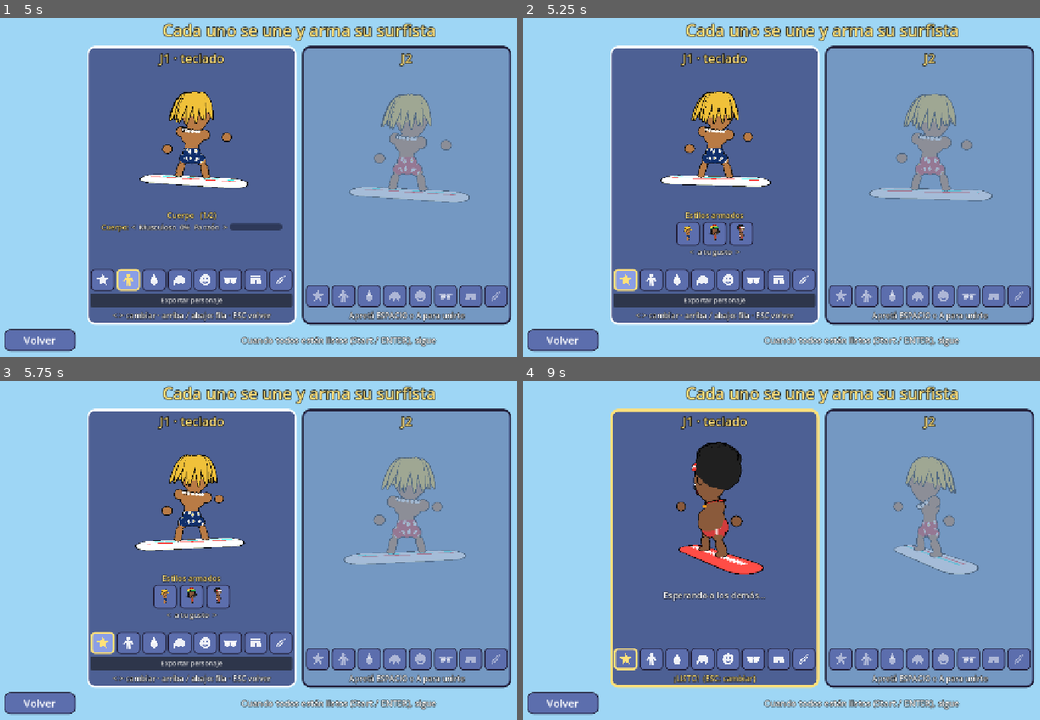
Above: before the commit, frames 1-4 (two rows, left to right).
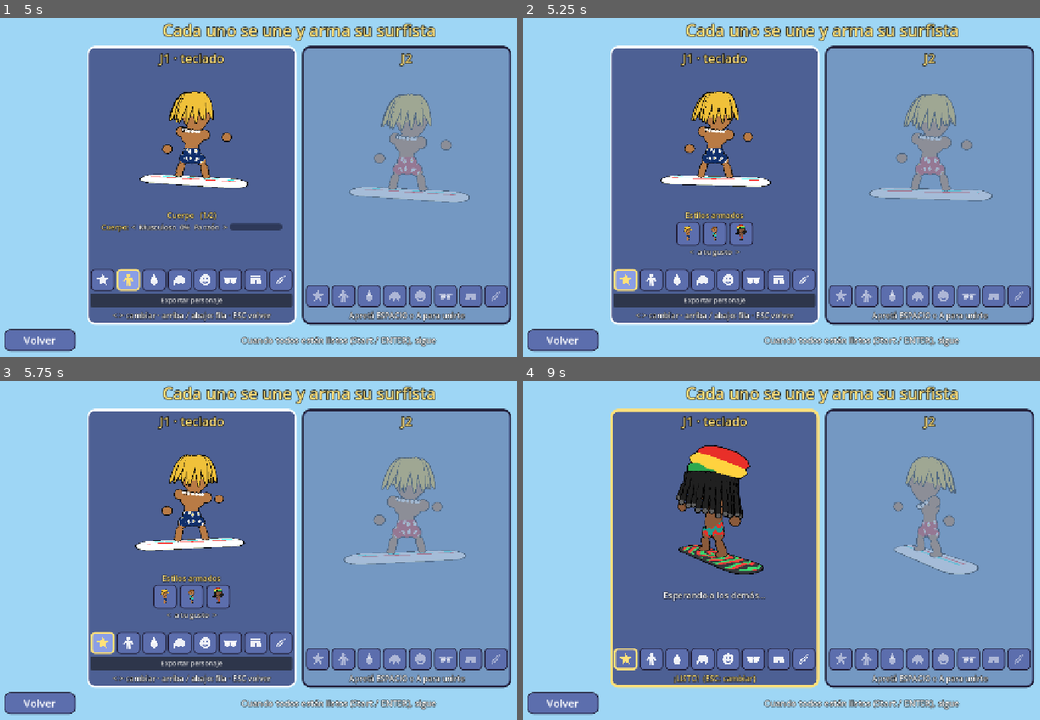
Above: after the commit, the same moments.

Repository: asimplesurfer/simplesurf
Game: Godot game, scene res://ui/menus/character_select.tscn
Two runs of this game, one before a commit and one after it. Both use one fixed random seed, a clock stepped at 60 frames per second and the inputs below. Sound files missing from this copy of the repository are replaced by a short silence.
Inputs (mouse positions are in pixels of both pictures, inside the frame that each line leads up to):
- Up to frame 1 (5 s): click "JUGAR" at 0.5 s; click "<" at 1.25 s; click ">" at 2 s; click "¡Vamos!" at 2.75 s; tap Enter at 3.5 s; move the mouse to (434, 167) at 3.52 s; hold D (p1_right) 3.53-4.25 s; hold Space (p1_a) 3.53-4.25 s; click (434, 167) at 3.67 s; drag from (175, 201) to (268, 255) at 4.27 s
- Up to frame 2 (5.25 s): click (626, 279) at 5.02 s
- Up to frame 3 (5.75 s): no input
- Up to frame 4 (9 s): move the mouse to (884, 472) at 5.77 s; hold D (p1_right) 5.78-6.5 s; tap Q (p1_look_back) at 5.85 s; drag from (791, 618) to (641, 496) at 6.52 s; move the mouse to (1003, 601) at 7.27 s; hold A (p1_left) 7.28-8 s; tap J at 7.35 s; drag from (641, 496) to (729, 462) at 8.02 s; move the mouse to (853, 547) at 8.77 s; hold S (p1_down) from 8.78 s (still down); tap Enter at 8.85 s; click (853, 547) at 8.92 s

Frame 1 is identical in both runs. In frame 2, 0.1% of the frame differs, in the area x 35-44%, y 60-66%; in frame 3, 0.1%; in frame 4, 2.8%, in the area x 29-47%, y 17-58%.

Commit message:
Mar (en pausa): lycra de surf, colita alta, sonrisa abierta, pecas y aritos
Intento de segundo personaje que no convenció; queda guardado en la rama
para decidir qué piezas se conservan. Coco sale de los estilos armados.

Co-Authored-By: Claude Opus 5.5 <noreply@anthropic.com>
Claude-Session: https://claude.ai/code/session_0158oNfK7XFXQhYVUiWF995y

Diff:
--- a/characters/avatar_features.gd
+++ b/characters/avatar_features.gd
@@ -47,8 +47,13 @@
 var _extra_xf := Transform3D.IDENTITY
 ## Pelos voluminosos: el sombrero va más grande y más arriba (si no, lo tapan).
 const BIG_HAIR := [2, 3, 4, 5, 12, 13, 14, 15]
+## Colita alta (peinado 16).
+const HIGH_PONYTAIL := 16
 ## Rastas (peinado 14).
 const DREADS := 14
+## Franja de la lycra: altura (en el grupo del pecho) y tamaño (en radios del pecho).
+const LYCRA_BAND_Y := -0.2
+const LYCRA_BAND_R := Vector2(1.0, 1.04)
 ## Ancho y fondo del pecho (para el collar).
 var _neck_scale := Vector2.ONE
 
@@ -134,8 +139,8 @@
 ## atrás. `neck_scale` = ancho y fondo del pecho (x, z), que cambian con el cuerpo.
 func build_chest(group: Node3D, data: CharacterData, radii: Vector3, neck_scale := Vector2.ONE) -> void:
 	_begin(group)
-	_top(data.get_option("top"), data.shorts_color(), radii)
 	_neck_scale = neck_scale
+	_top(data.get_option("top"), data.shorts_color(), radii, data.accent("top_color2"))
 	var front := _neck_at(0.0)
 	# Hacia adelante y un poco para arriba (como el pecho).
 	var face := Basis(Vector3.RIGHT, -0.3)
@@ -311,6 +316,19 @@
 				else:
 					_piece(_sphere, p + Vector3(0, -0.01, 0.01), Vector3(0.07, 0.014, 0.02), BLACK, false,
 						Basis(Vector3.BACK, 0.25))
+			10:
+				# Grandes con brillo y cejas finas arqueadas.
+				_piece(_sphere, p, Vector3(0.075, 0.1, 0.04) * maxf(k, 0.8), BLACK, false)
+				_piece(_sphere, p + Vector3(-0.025, 0.035, 0.035), Vector3.ONE * 0.028, WHITE, false)
+				var brow := PackedVector2Array()
+				var ex := p.x
+				for j in 7:
+					var u := j / 6.0
+					brow.append(Vector2(ex + (u - 0.5) * 0.17, 0.215 + 0.035 * sin(u * PI)))
+				for j in 7:
+					var u := 1.0 - j / 6.0
+					brow.append(Vector2(ex + (u - 0.5) * 0.15, 0.215 + 0.015 * sin(u * PI) - 0.008))
+				_extruded(brow, 0.004, 0.006, func(_q: Vector2) -> Color: return Color("#3a2414"), false)
 			9:
 				# Enojados: punto y ceja en diagonal hacia el centro.
 				_piece(_sphere, p, Vector3.ONE * 0.06, BLACK, false)
@@ -543,6 +561,25 @@
 			_piece(_sphere, m, Vector3(0.11, 0.012, 0.02), BLACK, false)
 			for side in [-1.0, 1.0]:
 				_piece(_box, m + Vector3(side * 0.031, -0.045, 0.0), Vector3(0.028, 0.042, 0.012), WHITE)
+		10:
+			# Sonrisa abierta en D: arriba recta, abajo redonda, con los dientes
+			# de arriba y la lengua.
+			var mouth := PackedVector2Array()
+			var teeth := PackedVector2Array()
+			for j in 13:
+				var u := j / 12.0
+				var x := lerpf(-0.13, 0.13, u)
+				mouth.append(Vector2(x, -0.2 - 0.11 * sin(u * PI)))
+				teeth.append(Vector2(lerpf(-0.105, 0.105, u), -0.212 - 0.025 * sin(u * PI)))
+			mouth.reverse()
+			mouth.append(Vector2(-0.135, -0.19))
+			mouth.append(Vector2(0.135, -0.19))
+			teeth.reverse()
+			teeth.append(Vector2(-0.11, -0.205))
+			teeth.append(Vector2(0.11, -0.205))
+			_extruded(mouth, 0.0, 0.012, func(_q: Vector2) -> Color: return Color("#5a1620"), true)
+			_extruded(teeth, 0.014, 0.004, func(_q: Vector2) -> Color: return WHITE, false)
+			_piece(_sphere, _face(0.0, -0.28, 0.008), Vector3(0.06, 0.025, 0.01), Color("#ff7b8a"), false)
 		9:
 			# Sonrisota: boca grande en media luna con los dientes de arriba.
 			var c := _face(0.0, -0.235, 0.01)
@@ -597,6 +634,13 @@
 			for side in [-1.0, 1.0]:
 				_piece(_sphere, _face(side * 0.07, -0.135, 0.012), Vector3(0.085, 0.024, 0.035), hair, true,
 					Basis(Vector3.BACK, side * 0.22))
+		9:
+			# Pecas: tres en cada cachete.
+			for side in [-1.0, 1.0]:
+				for j in 3:
+					var q := Vector2(side * (0.24 + 0.05 * (j % 2) + 0.02 * j), -0.06 - 0.04 * j)
+					_disc(_face(q.x, q.y, 0.006), (_face(q.x, q.y, 1.0) - _face(q.x, q.y)).normalized(), 0.017,
+						Color("#a85a2f"), false)
 		8:
 			# Bigotón: grueso y redondo, con las puntas para abajo (no tapa la sonrisa).
 			for side in [-1.0, 1.0]:
@@ -615,6 +659,13 @@
 
 func _ears(style: int, skin: Color) -> void:
 	if style == 0:
+		return
+	if style == 4:
+		# Orejas normales con aritos dorados colgando.
+		for side in [-1.0, 1.0]:
+			_piece(_sphere, Vector3(side * 0.509, 0.05, -0.02), Vector3(0.065, 0.12, 0.09), skin, true)
+			_piece(_ring_thick, Vector3(side * 0.53, -0.1, 0.0), Vector3(0.055, 0.055, 0.055), Color("#ffc21f"),
+				true, Basis(Vector3.BACK, PI / 2.0) * Basis(Vector3.RIGHT, PI / 2.0))
 		return
 	var sizes := [Vector3.ZERO, Vector3(0.065, 0.12, 0.09), Vector3(0.065, 0.19, 0.15), Vector3(0.05, 0.3, 0.28)]
 	for side in [-1.0, 1.0]:
@@ -702,6 +753,8 @@
 			_dread_strands(hair)
 		15:
 			_shaggy(hair)
+		16:
+			_high_ponytail(hair)
 
 
 ## Anteojos oscuros: detrás no se ven los ojos.
@@ -817,7 +870,7 @@
 
 
 ## Ropa de arriba (del color del short).
-func _top(style: int, color: Color, radii: Vector3) -> void:
+func _top(style: int, color: Color, radii: Vector3, band: Color = WHITE) -> void:
 	match style:
 		1:
 			# Bikini: dos copas grandes (acordes al torso), banda debajo y tiras al cuello.
@@ -837,6 +890,12 @@
 		2:
 			# Musculosa: cubre el pecho.
 			_piece(_sphere, Vector3(0.0, -0.03, 0.0), radii * Vector3(1.04, 0.95, 1.06), color)
+		CharacterData.LYCRA:
+			# Lycra de surf: el torso ya es de tela (SurferKit); acá va la franja
+			# de otro color alrededor de la panza, sobre la tela.
+			_piece(_cyl, Vector3(0.0, LYCRA_BAND_Y, 0.0),
+				Vector3(radii.x * _neck_scale.x * LYCRA_BAND_R.x, 0.055, radii.z * _neck_scale.y * LYCRA_BAND_R.y),
+				band, true)
 
 
 ## Rastas: dónde nace y hasta dónde cae cada tira (ángulo desde la nuca hacia
@@ -945,6 +1004,148 @@
 			flick = Vector3(-1.0, 0.0, 0.0)
 		_lock_piece(root, Vector3(lean, -1.0, 0.45), 0.36 + 0.04 * cos(k * 1.3), 0.21, flick,
 			hair.darkened(0.25) if k % 2 == 1 else hair, _wavy)
+
+
+## Colita alta: pelo pegado a la cabeza hasta las orejas y la nuca, flequillo
+## de costado que cruza la frente y una colita gruesa atada arriba atrás que
+## sube un poco y cae en curva hasta los hombros (se balancea con el pelo).
+func _high_ponytail(hair: Color) -> void:
+	if _ponytail_meshes.is_empty():
+		_ponytail_meshes = [
+			_make_hair_shell(PONY_CENTER, PONY_RADII, 1.0, 1.9, 2.15, false),
+			_make_hair_shell(PONY_CENTER, PONY_RADII, 1.0, 1.9, 2.15, true),
+			_make_tube(PONY_PATH, PONY_WIDTH),
+		]
+		for x0 in [-0.32, -0.12, 0.12, 0.32]:
+			var path := []
+			var widths := []
+			for k in 6:
+				var u := k / 5.0
+				# Del borde de adelante hacia donde se ata la colita.
+				var d := Vector3(x0 * (1.0 - u) * 1.4, 0.55 + 0.4 * sin(u * PI * 0.5), 0.75 * (1.0 - u) - 0.55 * u)
+				path.append(PONY_CENTER + _on_ellipsoid(PONY_RADII, d.normalized(), 0.008))
+				widths.append(0.011 * sin(maxf(u, 0.08) * PI))
+			_ponytail_meshes.append(_make_tube(path, widths))
+	_piece(_ponytail_meshes[0], Vector3.ZERO, Vector3.ONE, hair)
+	_piece(_ponytail_meshes[1], Vector3.ZERO, Vector3.ONE, hair.darkened(0.35), false)
+	_piece(_ponytail_meshes[2], Vector3.ZERO, Vector3.ONE, hair)
+	# Rayas de peinado: de la frente hacia la colita (así no parece un casco).
+	for line in _ponytail_meshes.slice(3):
+		_piece(line, Vector3.ZERO, Vector3.ONE, hair.darkened(0.3), false)
+	# Gomita.
+	var tie: Vector3 = PONY_PATH[0].lerp(PONY_PATH[1], 0.5)
+	_piece(_ring_thick, tie, Vector3(0.13, 0.16, 0.13), Color("#ff6f61"), true,
+		_align_y(PONY_PATH[1] - PONY_PATH[0]))
+	# Flequillo de costado: una sola pieza que cruza la frente, más baja del
+	# lado izquierdo (de quien mira) y con la punta en la sien.
+	_extruded(PackedVector2Array(PONY_FRINGE), 0.0, 0.05, func(_p: Vector2) -> Color: return hair, true)
+	_extruded(PackedVector2Array(PONY_FRINGE_LINE), 0.052, 0.006,
+		func(_p: Vector2) -> Color: return hair.darkened(0.3), false)
+
+
+const PONY_CENTER := Vector3(0.0, 0.14, -0.05)
+const PONY_RADII := Vector3(0.56, 0.6, 0.53)
+## Camino de la colita (desde donde se ata) y su grosor en cada punto.
+const PONY_PATH := [
+	Vector3(0.0, 0.62, -0.36), Vector3(0.02, 0.74, -0.52), Vector3(0.1, 0.72, -0.72),
+	Vector3(0.2, 0.55, -0.84), Vector3(0.28, 0.3, -0.86), Vector3(0.3, 0.06, -0.8),
+	Vector3(0.27, -0.14, -0.72), Vector3(0.2, -0.28, -0.66),
+]
+const PONY_WIDTH := [0.11, 0.13, 0.17, 0.19, 0.18, 0.15, 0.09, 0.0]
+## Flequillo de costado (x, y sobre la cara).
+const PONY_FRINGE := [
+	Vector2(-0.42, 0.42), Vector2(-0.34, 0.5), Vector2(-0.1, 0.53), Vector2(0.22, 0.5), Vector2(0.4, 0.42),
+	Vector2(0.42, 0.34), Vector2(0.3, 0.39), Vector2(0.1, 0.4), Vector2(-0.12, 0.35), Vector2(-0.3, 0.29),
+	Vector2(-0.43, 0.27),
+]
+## Raya que marca el mechón del flequillo.
+const PONY_FRINGE_LINE := [
+	Vector2(0.18, 0.52), Vector2(0.2, 0.505), Vector2(-0.14, 0.38), Vector2(-0.3, 0.3), Vector2(-0.31, 0.315),
+	Vector2(-0.15, 0.4),
+]
+
+var _ponytail_meshes: Array = []
+
+
+## Cáscara de pelo lisa sobre la cabeza: baja hasta `hem_front` en la frente,
+## `hem_side` a los costados y `hem_back` atrás (ángulos desde la coronilla).
+## `inner`: la cara de adentro (más oscura, se ve por debajo del borde).
+static func _make_hair_shell(center: Vector3, radii: Vector3, hem_front: float, hem_side: float,
+		hem_back: float, inner: bool) -> ArrayMesh:
+	var cols := 64
+	var rows := 10
+	var st := SurfaceTool.new()
+	st.begin(Mesh.PRIMITIVE_TRIANGLES)
+	for c in cols:
+		var th := c * TAU / cols
+		var f := cos(th)
+		var hem := lerpf(hem_side, hem_front, pow(maxf(f, 0.0), 1.3)) if f >= 0.0 \
+			else lerpf(hem_side, hem_back, pow(-f, 1.3))
+		for r in rows + 1:
+			var t := r / float(rows)
+			var ph := hem * t
+			var d := Vector3(sin(th) * sin(ph), cos(ph), cos(th) * sin(ph))
+			# El borde se mete un poquito hacia la cabeza (no queda como casco).
+			var tuck := 1.0 - 0.04 * pow(t, 6.0)
+			st.add_vertex(center + d * radii * (tuck - (0.04 if inner else 0.0)))
+	for c in cols:
+		var c2 := (c + 1) % cols
+		for r in rows:
+			var a := c * (rows + 1) + r
+			var b := c2 * (rows + 1) + r
+			if inner:
+				st.add_index(a); st.add_index(a + 1); st.add_index(b)
+				st.add_index(b); st.add_index(a + 1); st.add_index(b + 1)
+			else:
+				st.add_index(a); st.add_index(b); st.add_index(a + 1)
+				st.add_index(b); st.add_index(b + 1); st.add_index(a + 1)
+	st.generate_normals()
+	return st.commit()
+
+
+## Tubo suave que sigue `path` con el grosor `widths` en cada punto (curva
+## Catmull-Rom, así no se ven quiebres). Cerrado en las puntas.
+static func _make_tube(path: Array, widths: Array) -> ArrayMesh:
+	var samples: Array[Vector3] = []
+	var ws: Array[float] = []
+	var steps := 5
+	for i in path.size() - 1:
+		var p0: Vector3 = path[maxi(i - 1, 0)]
+		var p1: Vector3 = path[i]
+		var p2: Vector3 = path[i + 1]
+		var p3: Vector3 = path[mini(i + 2, path.size() - 1)]
+		for k in steps:
+			var t := k / float(steps)
+			samples.append(0.5 * ((2.0 * p1) + (-p0 + p2) * t + (2.0 * p0 - 5.0 * p1 + 4.0 * p2 - p3) * t * t
+				+ (-p0 + 3.0 * p1 - 3.0 * p2 + p3) * t * t * t))
+			ws.append(lerpf(widths[i], widths[i + 1], t))
+	samples.append(path[path.size() - 1])
+	ws.append(widths[widths.size() - 1])
+	var sides := 10
+	var st := SurfaceTool.new()
+	st.begin(Mesh.PRIMITIVE_TRIANGLES)
+	var normal := Vector3.RIGHT
+	for i in samples.size():
+		var fwd := (samples[mini(i + 1, samples.size() - 1)] - samples[maxi(i - 1, 0)]).normalized()
+		var side := fwd.cross(normal).normalized()
+		normal = side.cross(fwd).normalized()
+		for j in sides:
+			var a := j * TAU / sides
+			# Un poco chata (de costado es más finita).
+			st.add_vertex(samples[i] + (normal * cos(a) * 0.8 + side * sin(a)) * ws[i])
+	for i in samples.size() - 1:
+		for j in sides:
+			var a := i * sides + j
+			var b := i * sides + (j + 1) % sides
+			st.add_index(a); st.add_index(a + sides); st.add_index(b)
+			st.add_index(b); st.add_index(a + sides); st.add_index(b + sides)
+	# Tapa de la base (la punta ya termina en grosor 0).
+	var cap := samples.size() * sides
+	st.add_vertex(samples[0])
+	for j in sides:
+		st.add_index(cap); st.add_index(j); st.add_index((j + 1) % sides)
+	st.generate_normals()
+	return st.commit()
 
 
 ## Volumen del despeinado (centro y radios), en unidades de cabeza.
--- a/characters/character_data.gd
+++ b/characters/character_data.gd
@@ -36,7 +36,7 @@
 const SHORTS_NAMES := ["Azul", "Rojo", "Amarillo", "Turquesa", "Violeta", "Negro", "Rosa", "Verde", "Blanco"]
 const SHORTS_PATTERNS := [
 	"Liso", "Flores", "Lunares", "Rayas", "Hawaiano", "Tie-dye", "Tres franjas", "Cuadros", "Olas",
-	"Rayas verticales", "Estrellas", "Llamas", "Camuflaje", "Zigzag", "Flores grandes", "Guardavidas",
+	"Rayas verticales", "Estrellas", "Llamas", "Camuflaje", "Zigzag", "Flores grandes", "Franjas al costado",
 ]
 ## Cordón del short (atado con moño adelante).
 const SHORTS_TIES := ["Sin cordón", "Cordón blanco", "Cordón negro", "Cordón del estampado"]
@@ -90,6 +90,7 @@
 const HAIR_STYLES := [
 	"Pelado", "Rapado", "Melena surfer", "Rulos", "Cresta", "Pinchos", "Moño", "Peluquín",
 	"Pelo largo", "Colita", "Dos colitas", "Carré", "Afro", "Rodetes", "Rastas", "Despeinado",
+	"Colita alta",
 ]
 const HAIR_COLORS := [
 	Color("#f0c13a"),
@@ -105,7 +106,7 @@
 const HAIR_COLOR_NAMES := ["Rubio", "Castaño", "Negro", "Colorado", "Canoso", "Rosa", "Verde", "Azul", "Caramelo"]
 const EYES := [
 	"Puntitos", "Saltones", "Bizcos", "Dormidos", "Desparejos",
-	"Con pestañas", "Brillosos", "Felices", "Guiño", "Enojados",
+	"Con pestañas", "Brillosos", "Felices", "Guiño", "Enojados", "Grandes con cejas",
 ]
 const GLASSES := [
 	"Ninguno", "De sol", "Antiparras", "Redondos", "Monóculo",
@@ -115,13 +116,13 @@
 const NOSES := ["Ninguna", "Botón", "Narigón", "De payaso", "Larga", "Con protector solar"]
 const MOUTHS := [
 	"Ninguna", "Sonrisa", "De costado", "Abierta", "Dientes de conejo", "Mueca",
-	"Labios pintados", "Lengua afuera", "Silbando", "Sonrisota",
+	"Labios pintados", "Lengua afuera", "Silbando", "Sonrisota", "Sonrisa abierta",
 ]
 const FACE_EXTRAS := [
 	"Nada", "Bigote", "Barba", "Uniceja", "Cejas gruesas", "Chivita", "Bigote y chivita", "Barba tupida",
-	"Bigotón",
-]
-const EARS := ["Sin orejas", "Normales", "Grandes", "Dumbo"]
+	"Bigotón", "Pecas",
+]
+const EARS := ["Sin orejas", "Normales", "Grandes", "Dumbo", "Con aritos"]
 const NECKLACES := [
 	"Nada", "Perlas", "Collar de flores", "Cadena de oro", "Dientes de tiburón", "Silbato", "Caracol",
 	"Cuentas rasta", "Paz y amor", "Cuellito blanco",
@@ -134,24 +135,26 @@
 ]
 ## Sombreros a los que se les puede cambiar el color (el de paja, no).
 const HAT_COLORABLE := [5, 6, 7, 11, 12]
-## Ropa de arriba (del color del short).
-const TOPS := ["Nada", "Bikini", "Musculosa"]
+## Ropa de arriba (bikini y musculosa del color del short; la lycra tiene sus
+## propios colores: el cuerpo y una franja).
+const LYCRA := 3
+const TOPS := ["Nada", "Bikini", "Musculosa", "Lycra de surf"]
 
 ## Estilos armados (el primero es el surfista original del modelo 3D).
-const PRESET_NAMES := ["Surfista rubio", "Rasta", "Coco"]
+const PRESET_NAMES := ["Surfista rubio", "Mar", "Rasta"]
 const PRESETS := [
 	{"weight": 0.0, "skin": 2, "head": 0, "hair": 2, "hair_color": 0,
 		"eyes": 0, "glasses": 1, "nose": 0, "mouth": 2, "extra": 0, "ears": 0, "neck": 1, "shorts": 0,
 		"shorts_pattern": 1, "board": 0, "board_design": 1},
+	# Mar, la surfista: la otra cara del rubio.
+	{"weight": 0.4, "skin": 2, "head": 1, "hair": 16, "hair_color": 1, "eyes": 10, "glasses": 0, "nose": 0,
+		"mouth": 10, "extra": 9, "ears": 4, "neck": 0, "hat": 0, "top": 3, "top_color": 4, "top_color2": 2,
+		"shorts": 0, "shorts_pattern": 15, "shorts_pattern_color": 9, "shorts_tie": 0, "board": 0,
+		"board_design": 2, "board_design_color": 0, "board_design_color2": 0},
 	{"board": 7, "board_design": 10, "board_design_color": 3, "board_design_color2": 0, "ears": 0, "extra": 0,
 		"eyes": 3, "glasses": 0, "hair": 14, "hair_color": 2, "hat": 9, "hat_color": 1, "head": 1, "mouth": 5,
 		"neck": 4, "nose": 0, "shorts": 3, "shorts_pattern": 8, "shorts_pattern_color": 0,
 		"shorts_pattern_color2": 3, "skin": 3, "top": 0, "weight": 0.2},
-	# Coco, el guardavidas bonachón.
-	{"weight": 0.9, "skin": 3, "head": 0, "hair": 12, "hair_color": 2, "eyes": 7, "glasses": 0, "nose": 5,
-		"mouth": 9, "extra": 8, "ears": 1, "neck": 5, "hat": 12, "hat_color": 0, "top": 0, "shorts": 1,
-		"shorts_pattern": 15, "shorts_pattern_color": 9, "shorts_tie": 0, "board": 8, "board_design": 2,
-		"board_design_color": 9, "board_design_color2": 9},
 ]
 
 ## Barra de cuerpo (0..1): 0 = musculoso ... 0.5 = normal ... 1 = panzón.
@@ -183,6 +186,8 @@
 @export var board_design_color_index: int = 0
 @export var board_design_color2_index: int = 4
 @export var shorts_tie_index: int = 0
+@export var top_color_index: int = 4
+@export var top_color2_index: int = 2
 
 ## Nombre del campo -> [propiedad, lista de opciones] (para el menú y el guardado).
 ## Barras: nombre -> propiedad.
@@ -202,6 +207,8 @@
 	"hat": ["hat_index", HATS],
 	"hat_color": ["hat_color_index", ACCENT_NAMES],
 	"top": ["top_index", TOPS],
+	"top_color": ["top_color_index", ACCENT_NAMES],
+	"top_color2": ["top_color2_index", ACCENT_NAMES],
 	"shorts": ["shorts_index", SHORTS_NAMES],
 	"shorts_pattern": ["shorts_pattern_index", SHORTS_PATTERNS],
 	"shorts_pattern_color": ["shorts_pattern_color_index", ACCENT_NAMES],
@@ -241,6 +248,8 @@
 	match field:
 		"hat_color":
 			return get_option("hat") in HAT_COLORABLE
+		"top_color", "top_color2":
+			return get_option("top") == LYCRA
 		"shorts_pattern_color":
 			return get_option("shorts_pattern") != 0
 		"shorts_pattern_color2":
--- a/characters/surfer_kit.gd
+++ b/characters/surfer_kit.gd
@@ -77,6 +77,8 @@
 var _materials: Dictionary = {}
 ## Con rastas el pelo se sacude menos (ver _secondary).
 var _dreads: bool = false
+## Con la lycra puesta, el pecho, la cintura y los hombros son de tela.
+var _lycra: bool = false
 
 
 ## Arma el personaje dentro de `parent` según `data`.
@@ -87,6 +89,7 @@
 	root.free()
 	parent.add_child(character)
 	character.basis = Basis(Vector3.UP, _yaw)
+	_lycra = data.get_option("top") == CharacterData.LYCRA
 	_fist_left_hand()
 	_choose_accessories(data)
 	_apply_sliders(data)
@@ -460,6 +463,9 @@
 	shorts.set_shader_parameter("color2", data.accent("shorts_pattern_color2"))
 	shorts.set_shader_parameter("pattern", data.get_option("shorts_pattern"))
 	_materials["shorts"] = shorts
+	var top := (_materials["skin"] as BaseMaterial3D).duplicate() as BaseMaterial3D
+	top.albedo_color = data.accent("top_color")
+	_materials["top"] = top
 
 
 ## Junta todas las piezas debajo de `part` en una malla (una superficie por color),
@@ -474,6 +480,13 @@
 			continue
 		var mat := inst.mesh.surface_get_material(0) as BaseMaterial3D
 		var key := mat.resource_name if mat else "skin"
+		if _lycra and part.name == "Torso":
+			# La lycra tapa el torso: la piel se vuelve tela y las líneas de
+			# los músculos no se ven.
+			if key == "skin_line":
+				continue
+			if key == "skin":
+				key = "top"
 		# El contorno del modelo no se usa tal cual (se agrandaría con la pieza):
 		# se vuelve a armar abajo a partir de la pieza, con el grosor de siempre.
 		if key == "outline":
--- a/tests/suites/test_characters.gd
+++ b/tests/suites/test_characters.gd
@@ -189,11 +189,27 @@
 	var shaggy := CharacterData.from_dict({"hair": 15, "glasses": 13, "neck": 9, "shorts_tie": 1})
 	_check(shaggy.option_name("hair") == "Despeinado" and shaggy.option_name("glasses") == "Envolventes"
 		and shaggy.option_name("shorts_tie") == "Cordón blanco", "despeinado: pelo, anteojos y cordón")
-	var coco := CharacterData.new()
-	coco.apply_preset(CharacterData.PRESET_NAMES.find("Coco"))
-	_check(coco.option_name("hair") == "Afro" and coco.option_name("mouth") == "Sonrisota"
-		and coco.option_name("hat") == "Vincha deportiva" and coco.option_name("nose") == "Con protector solar",
-		"estilo Coco: afro, sonrisota, vincha y protector solar")
+	var mar := CharacterData.new()
+	mar.apply_preset(CharacterData.PRESET_NAMES.find("Mar"))
+	_check(mar.option_name("hair") == "Colita alta" and mar.option_name("top") == "Lycra de surf"
+		and mar.option_name("mouth") == "Sonrisa abierta" and mar.option_name("ears") == "Con aritos",
+		"estilo Mar: colita alta, lycra, sonrisa abierta y aritos")
+	_check(mar.field_applies("top_color") and not CharacterData.new().field_applies("top_color"),
+		"el color de la lycra solo aparece con la lycra puesta")
+	# Con la lycra, el torso es de tela (otro material que la piel).
+	var av := Avatar.new()
+	av.data = mar
+	root.add_child(av)
+	var torso := av.find_child("Torso", true, false)
+	var has_top := false
+	for mi in torso.find_children("*", "MeshInstance3D", true, false):
+		var mesh := (mi as MeshInstance3D).mesh
+		for si in mesh.get_surface_count():
+			var m := mesh.surface_get_material(si) as BaseMaterial3D
+			if m and m.albedo_color.is_equal_approx(mar.accent("top_color")):
+				has_top = true
+	_check(has_top, "lycra: el torso se pinta del color de la lycra")
+	av.free()
 	var groups := {}
 	for g in ["head", "hair", "chest", "hips"]:
 		groups[g] = Node3D.new()
--- a/ui/menus/character_select.gd
+++ b/ui/menus/character_select.gd
@@ -53,6 +53,8 @@
 	],
 	"Ropa": [
 		["Arriba", "option", "top", ThumbRenderer.Frame.CHEST],
+		["Color de arriba", "color", "top_color", 0],
+		["Color de la franja", "color", "top_color2", 0],
 		["Color del short", "color", "shorts", 0],
 		["Estampado", "option", "shorts_pattern", ThumbRenderer.Frame.HIPS],
 		["Color del estampado", "color", "shorts_pattern_color", 0],
